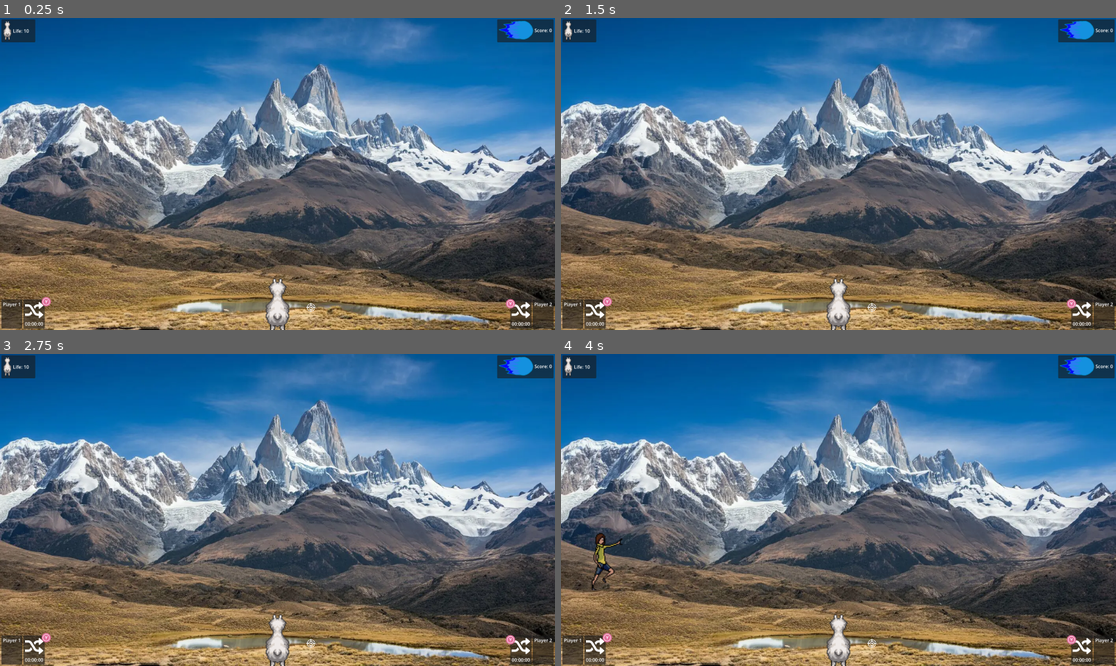
Above: before the commit, frames 1-4 (two rows, left to right).
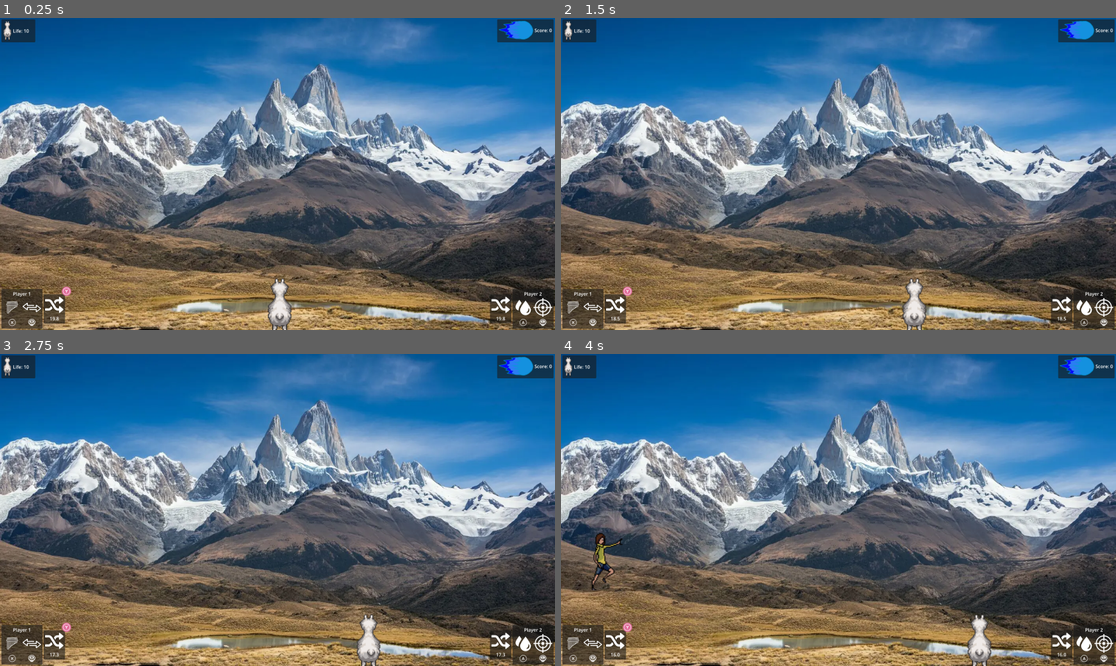
Above: after the commit, the same moments.

Repository: FabienSchmitt/Split
Game: Godot game, scene res://scenes/main/level1.tscn
Two runs of this game, one before a commit and one after it. Both use one fixed random seed, a clock stepped at 60 frames per second and the inputs below. Sound files missing from this copy of the repository are replaced by a short silence.
Inputs:
- Up to frame 1 (0.25 s): no input
- Up to frame 2 (1.5 s): tap Enter at 0.5 s; hold D (p1_move_right) 0.53-1.28 s; tap Space (p1_shoot) at 0.6 s; hold A (p1_move_left) from 1.28 s (still down); tap Down (p1_aim_down) at 1.35 s
- Up to frame 3 (2.75 s): tap Space (p1_shoot) at 1.55, 2.3 s; release A (p1_move_left) at 2.03 s; hold D (p1_move_right) from 2.03 s (still down); tap Left (p1_aim_left) at 2.1 s
- Up to frame 4 (4 s): tap Right (p1_aim_right) at 2.85 s; tap Space (p1_shoot) at 3.05, 3.8 s; release D (p1_move_right) at 3.53 s; hold A (p1_move_left) from 3.53 s (still down); tap Up (p1_aim_up) at 3.6 s

The runs differ from the first frame. In frame 1, 2.0% of the frame differs, in the area x 0-100%, y 83-100%; in frame 2, 2.6%; in frame 3, 2.6%; in frame 4, 2.6%.
Error before the commit: Parse Error: Could not parse global class "Lama" from "res://scripts/lama.gd". (res://scripts/player/multiplayer_handler.gd:30)

Commit message:
fixing lama

Diff:
--- a/scripts/lama.gd
+++ b/scripts/lama.gd
@@ -36,19 +36,6 @@
 		random_cry_stream_player.play()
 		cry_randomly()
 	)
-
-func attack(spit_direction: Vector2) -> void:
-	if GameManager.is_game_over:
-		return
-
-	var spit = spit_scene.instantiate()
-	spit.spit_force = crachat_progress
-	get_tree().current_scene.add_child(spit)
-	spit.global_position = global_position
-	spit.global_position.y -= 10 #to center it with the player sprite
-	spit.set_direction(spit_direction)
-	current_spit = spit
-	reset_charging()
 
 func _process(delta: float) -> void:
 	if GameManager.is_game_over:
@@ -103,12 +90,12 @@
 	spit.spit_force = spit_progress
 	get_tree().current_scene.add_child(spit)
 	spit.global_position = global_position
-	spit.scale *= (spit_progress / 100) * spit_max_scale
+	if spit_progress > 1:
+		spit.scale *= (spit_progress / 100) * spit_max_scale
 	spit.global_position.y -= 10 #to center it with the player sprite
 	spit.set_direction(spit_direction)
 	current_spit = spit
 	reset_charging()
-
 
 func update_animation(direction: float) -> void:
 	if direction < 0:
